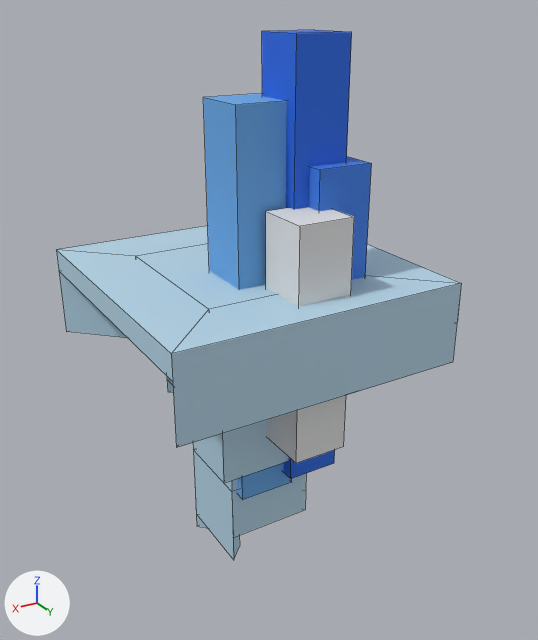
The FBX model Assets/blue.fbx, before and after one commit.
Camera for both pictures: a 50 mm lens placed at (7.47, 13.26, 6.2), pointed at (-0.75, -0.44, -0.65). Arrows for +X, +Y and +Z are at lower left; the lights stay in place. Mesh edges are drawn as thin lines. Where no turn or scale is listed for an object, it has been applied to the vertices.
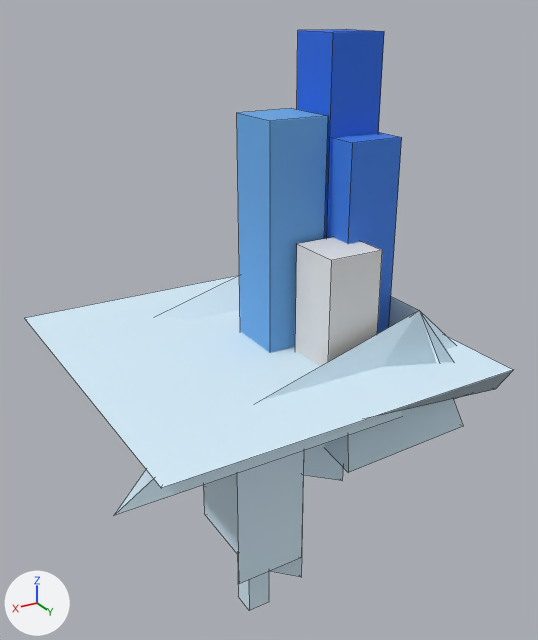
What changed in the scene script:
```text
Add mat_材质:
    mat_材质 = principled_material('材质')
    mat_材质.base_color = (0.704, 0.885, 1.0)  # white #daf2ff
    mat_材质.roughness = 0.693
Add me_cube_001_1:
    me_cube_001_1.from_pydata(...)  # 77 vertices, 74 faces; spans x -5.0..4.0, y -5.0..4.0, z -29.0..180.0
    me_cube_001_1.materials.append(mat_材质)  # white #daf2ff
Change ob_cube_001:
    ob_cube_001.location: (-0.51, 1.48, -0.24) -> (-1.25, 1.49, -0.24)
    ob_cube_001.scale: (0.622, 0.626, 2.59) -> (0.622, 0.626, 1.81)
Remove ob_cube_004:
    ob_cube_004 = bpy.data.objects.new('Cube.004', me_cube_005)
    ob_cube_004.location = (-0.22, -0.54, -0.24)
Change ob_cube:
    ob_cube.location: (-0.02, 0.03, -0.02) -> (-0.76, 0.04, -0.02)
    ob_cube.scale: (0.672, 0.676, 4.43) -> (0.672, 0.676, 4.08)
Change ob_cube_003:
    ob_cube_003.location: (-1.08, 0.4, 0.78) -> (-2.08, 0.14, 1.74)
    ob_cube_003.scale: (0.622, 0.626, 4.86) -> (0.622, 0.626, 3.89)
Change ob_cube_002:
    ob_cube_002.location: (-1.42, 0.79, 0.59) -> (-2.16, 0.8, 1.04)
Add ob_cube_005:
    ob_cube_005 = bpy.data.objects.new('Cube.005', me_cube_001_1)
    ob_cube_005.location = (0.0, 0.0, -1.02)
    ob_cube_005.rotation_euler = (0.0, 0.0, -3.142)  # degrees (0, 0, -180)
    ob_cube_005.scale = (-1.0, -1.0, -0.0406)
```

Where the change shows, as pixel boxes (x1, y1, x2, y2) in the pictures (538 x 640 px):
'Cube.005', added
    after: (25, 275, 513, 611)
'Cube.004', deleted
    before: (57, 226, 461, 560)
'Cube', moved, rescaled
    before: (203, 93, 292, 500)
    after: (237, 108, 328, 353)
'Cube.001', moved, rescaled
    before: (266, 207, 354, 463)
    after: (295, 237, 382, 367)
'Cube.003', moved, rescaled
    before: (262, 30, 352, 479)
    after: (297, 29, 384, 239)
'Cube.002', moved
    before: (308, 157, 372, 280)
    after: (330, 132, 402, 334)
